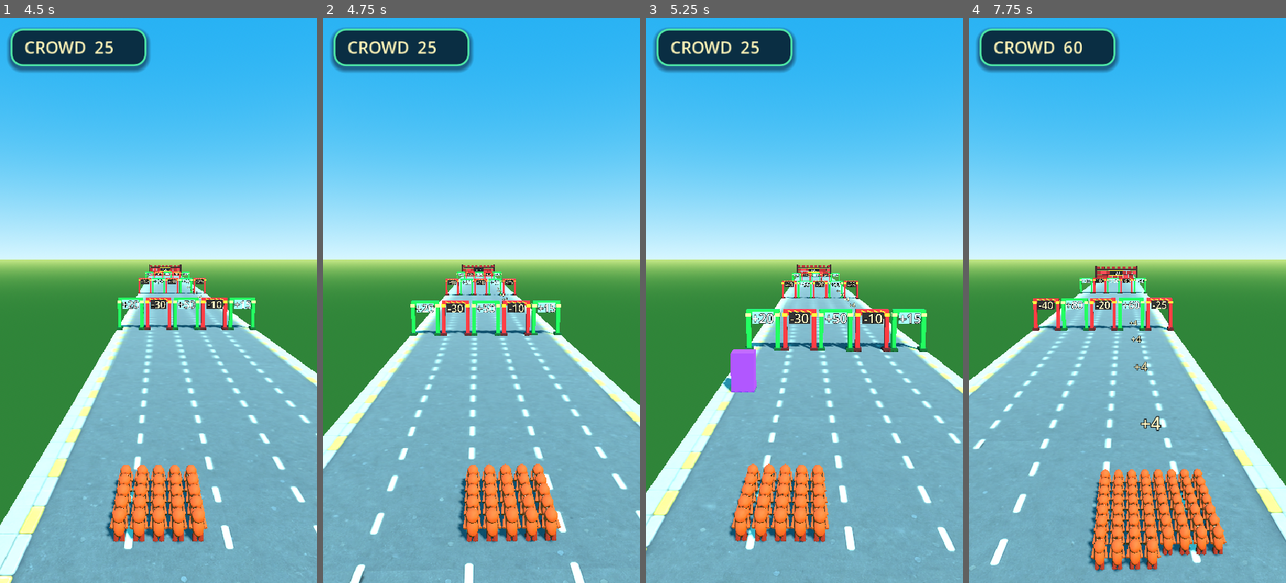
Above: before the commit, frames 1-4 (left to right).
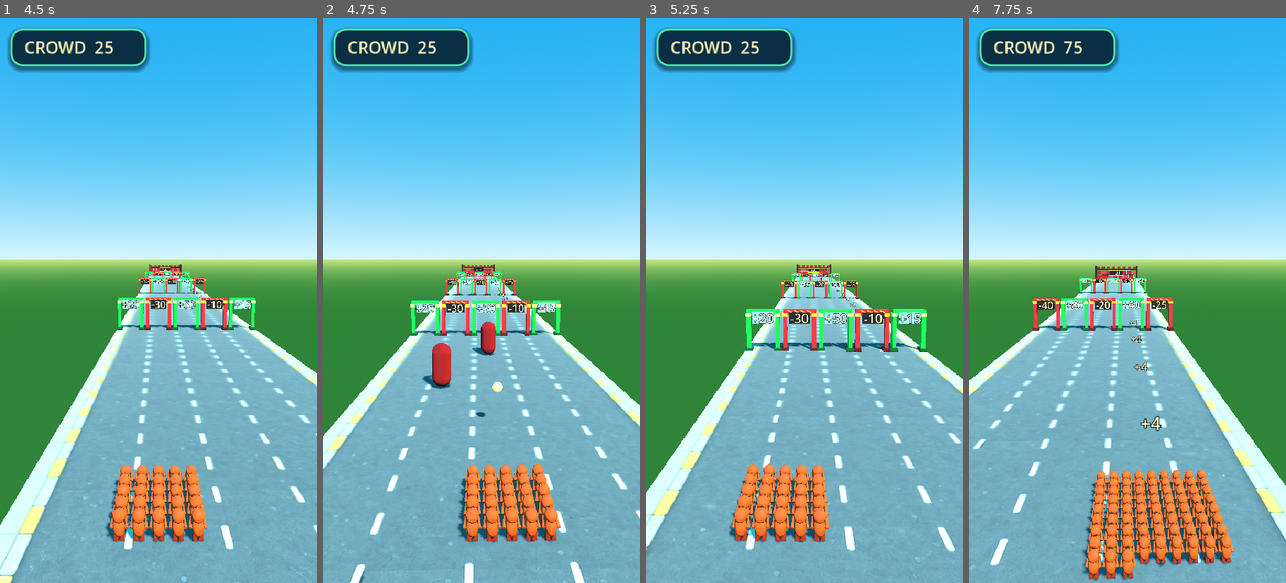
Above: after the commit, the same moments.

Repository: hobsojam/steven-bolt
Game: Godot game, scene res://scenes/main.tscn
Same seed, same stepped clock (60 frames per second), same inputs: the game is played once before the commit and once after it.
Inputs (mouse positions are in pixels of both pictures, inside the frame that each line leads up to):
- Up to frame 1 (4.5 s): tap Enter (ui_accept) at 0.5, 0.77, 3.77 s; move the mouse to (228, 272) at 0.52 s; hold Right (lane_right) 0.53-1.25 s; click (228, 272) at 0.67 s; drag from (95, 328) to (142, 413) at 1.27 s; move the mouse to (190, 176) at 2.02 s; hold Right (lane_right) 2.03-2.75 s; drag from (142, 413) to (63, 215) at 2.77 s; move the mouse to (253, 385) at 3.52 s; hold Left (lane_left) 3.53-4.25 s; drag from (63, 215) to (110, 159) at 4.27 s
- Up to frame 2 (4.75 s): no input
- Up to frame 3 (5.25 s): move the mouse to (820, 300) at 5.02 s; hold Left (lane_left) from 5.03 s (still down); click (820, 300) at 5.17 s
- Up to frame 4 (7.75 s): release Left (lane_left) at 5.75 s; drag from (1079, 159) to (1064, 328) at 5.77 s; move the mouse to (1197, 272) at 6.52 s; hold Right (lane_right) 6.53-7.25 s; tap Enter (ui_accept) at 6.77 s; drag from (1064, 328) to (1111, 413) at 7.27 s

Frame 1 is identical in both runs. In frame 2, 0.9% of the frame differs, in the area x 31-57%, y 53-71%; in frame 3, 0.7%; in frame 4, 6.0%, in the area x 29-84%, y 4-100%.

Commit message:
Replace placeholder enemy wave with real content, rebalance breach cost
Step 4 of the combat plan (final step). Replaces the 2-enemy test wave
with the real encounter: lanes 1-2, hp 2 each, distance 32/36, right
after gate row 1 - the gentlest possible introduction to combat,
mirroring how row 1 is the gentlest gate row.

Live-verified two scenarios (forced RUNNING + forced lane, then
reverted before commit) and found a real balance issue: with the
original ENEMY_BREACH_COST (15) and typical post-row-1 crowd (~15),
missing even one enemy is an instant, unavoidable-feeling game over -
the run ends the moment breach hits 0, before the crowd even reaches
whichever enemy it might have killed. Dropped ENEMY_BREACH_COST to 10.

Also learned the mechanic doesn't work the way my original design
comment described: breach cost applies per un-killed enemy regardless
of the crowd's own lane, so sitting in an "empty" lane doesn't dodge
anything - it guarantees paying for every enemy in the wave (verified:
starting at 23, an all-empty-lane run breaches both for 23->13->3).
Engaging the enemy in your current lane and killing it is actually the
stronger play, and steering between lanes during the encounter can
clear multiple enemies. Corrected the level's pacing comment and
renamed/reworded the test that used to imply "dodging" was the safe
option.

Also swaps the enemy placeholder from an arbitrary purple box to a red
capsule (Color("c93643"), the same "Barrier red" danger tone as the
toll wall/negative gates, srgb_to_linear()-converted like
tools/generate_art_assets.gd's material helper) so it reads as a
threat and fits the established color language instead of standing out
for no reason.

Diff:
--- a/scripts/combat_rules.gd
+++ b/scripts/combat_rules.gd
@@ -3,7 +3,7 @@
 const FIRE_INTERVAL := 0.35
 const BASE_SHOT_DAMAGE := 1
 const CROWD_DAMAGE_DIVISOR := 20
-const ENEMY_BREACH_COST := 15
+const ENEMY_BREACH_COST := 10
 const BULLET_SPEED := 30.0
 
 
--- a/scripts/enemy_wave_visual.gd
+++ b/scripts/enemy_wave_visual.gd
@@ -30,13 +30,17 @@
 
 func _spawn_enemy_visual(enemy: Dictionary) -> MeshInstance3D:
 	var mesh_instance := MeshInstance3D.new()
-	var box := BoxMesh.new()
-	box.size = Vector3(0.7, 1.2, 0.5)
-	mesh_instance.mesh = box
+	var capsule := CapsuleMesh.new()
+	capsule.radius = 0.3
+	capsule.height = 1.4
+	mesh_instance.mesh = capsule
 	var material := StandardMaterial3D.new()
-	material.albedo_color = Color("8b2fc9")
+	# StandardMaterial3D albedo is linear-space; the authored value is a
+	# conventional sRGB hex, matching the "Barrier red" danger color used
+	# for the toll wall/negative gates (see tools/generate_art_assets.gd).
+	material.albedo_color = Color("c93643").srgb_to_linear()
 	mesh_instance.material_override = material
-	mesh_instance.position = Vector3(RunRules.lane_x(enemy["lane"]), 0.6, -enemy["distance"])
+	mesh_instance.position = Vector3(RunRules.lane_x(enemy["lane"]), 0.7, -enemy["distance"])
 	add_child(mesh_instance)
 	return mesh_instance
 
@@ -48,9 +52,10 @@
 	sphere.height = 0.24
 	mesh_instance.mesh = sphere
 	var material := StandardMaterial3D.new()
-	material.albedo_color = Color("fff59d")
+	var bullet_color := Color("fff59d").srgb_to_linear()
+	material.albedo_color = bullet_color
 	material.emission_enabled = true
-	material.emission = Color("fff59d")
+	material.emission = bullet_color
 	mesh_instance.material_override = material
 	mesh_instance.position = Vector3(RunRules.lane_x(bullet["lane"]), 1.0, -bullet["distance"])
 	return mesh_instance
--- a/scripts/level_one_definition.gd
+++ b/scripts/level_one_definition.gd
@@ -3,6 +3,12 @@
 # Hand-authored MVP level. Pacing (start count 20, RunRules.START_CROWD_COUNT):
 #   Row 1 @20     - introduces the mechanic; the "obvious" center lane hides
 #                   a small penalty, teaching players to read every lane.
+#   Enemies @26-36 - two enemies span lanes 1-2. Breach cost applies per
+#                   un-killed enemy regardless of your own lane, so sitting
+#                   in an empty lane (0, 3, 4) doesn't dodge anything - it
+#                   guarantees paying for both. Killing the enemy in your
+#                   current lane is free; steering from lane 1 to lane 2
+#                   during the encounter can clear both.
 #   Row 2 @40     - a big win sits directly beside a heavy loss, testing
 #                   precision steering rather than just sign-reading.
 #   Trail @44-58  - lane 3 has a run of small +4 pickups; committing to that
@@ -54,11 +60,11 @@
 			],
 		},
 		{
-			"distance": 28.0,
+			"distance": 26.0,
 			"kind": "enemy_wave",
 			"enemies": [
-				{"lane": 2, "distance": 33.0, "hp": 2},
-				{"lane": 0, "distance": 35.0, "hp": 1},
+				{"lane": 1, "distance": 32.0, "hp": 2},
+				{"lane": 2, "distance": 36.0, "hp": 2},
 			],
 		},
 		{
--- a/tests/run_tests.gd
+++ b/tests/run_tests.gd
@@ -33,6 +33,7 @@
 	_test_expand_pickup_trail_generates_correct_points()
 	_test_expand_pickup_trail_points_carry_lane_and_value()
 	_test_entries_are_sorted_by_distance()
+	_test_entries_contain_a_partial_enemy_wave()
 	_test_shot_damage_scales_with_crowd_count()
 	_test_nearest_enemy_index_in_lane_picks_closest()
 	_test_apply_hit_kills_at_zero_hp()
@@ -229,6 +230,24 @@
 		)
 
 
+func _test_entries_contain_a_partial_enemy_wave() -> void:
+	var wave: Dictionary = {}
+	for entry in LevelOneDefinition.entries():
+		if entry["kind"] == "enemy_wave":
+			wave = entry
+			break
+	_assert_true(not wave.is_empty(), "the level has an enemy_wave entry")
+	_assert_true(wave["enemies"].size() > 0, "the enemy wave has at least one enemy")
+	var threatened_lanes: Array = []
+	for enemy in wave["enemies"]:
+		if not threatened_lanes.has(enemy["lane"]):
+			threatened_lanes.append(enemy["lane"])
+	_assert_true(
+		threatened_lanes.size() < RunRules.LANE_COUNT,
+		"the wave doesn't put an enemy in every lane"
+	)
+
+
 func _test_shot_damage_scales_with_crowd_count() -> void:
 	_assert_eq(CombatRules.shot_damage(0), 1, "shot damage has a floor of 1 with no crowd")
 	_assert_true(
